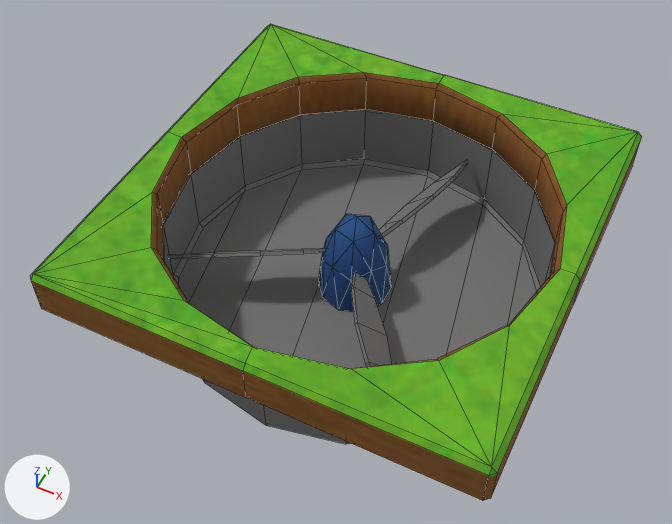
A saved change to the FBX model Assets/Models/Vent.fbx.
Camera for both pictures: a 50 mm camera at (0.2, 12.33, 10.22) aimed at (-5.56, 23.85, -4.19). The lights are fixed; the arrows at lower left show +X, +Y and +Z. Mesh edges are drawn as thin lines. Where no turn or scale is listed for an object, it has been applied to the vertices.

The first picture shows 'Vent'.
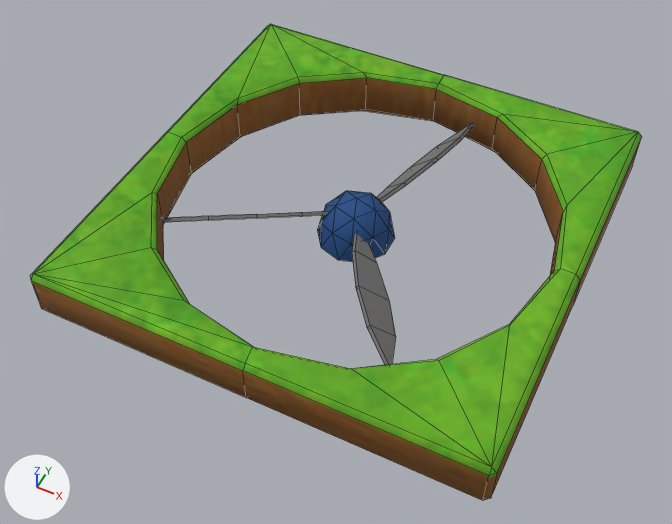
The newer file is also turned or shifted as a whole; pictures and numbers use the older file's frame.

What the commit changed:
me_mesh is used by ob_vent; location (-5.31, 24.3, -3.93).
me_mesh had 226 vertices, 247 faces and spanned x -4.53..4.53, y -4.53..4.53, z -1.32..1.32.
me_mesh now has 178 vertices, 208 faces and spans x -4.53..4.53, y -4.53..4.53, z 0.23..1.32.
me_mesh part 1: the loose piece of 26 vertices spanning x -0.78..0.75, y -0.8..0.8, z -1.29..0.8 is scaled about its middle by (1, 1, 0.49), then moved by (0.0, 0.0, 1.04).
me_mesh part 2: the loose piece of 16 vertices spanning x 0.0..2.16, y -3.16..-0.03, z -0.64..0.03 is moved by (0.0, 0.0, 1.1).
me_mesh part 3: the loose piece of 16 vertices spanning x 0.01..1.09, y 0.11..3.74, z -0.64..0.03 is moved by (0.0, 0.0, 1.1).
me_mesh part 4: the loose piece of 16 vertices spanning x -3.57..-0.27, y -1.88..0.01, z -0.64..0.03 is moved by (0.0, 0.0, 1.1).
me_mesh part 5: the loose piece of 48 vertices spanning x -3.98..4.03, y -4.01..3.99, z -1.32..0.31 is deleted.
me_mesh part 6: 16 kept faces spanning x -4.08..4.13, y -4.08..4.08, z 1.22..1.32 get new texture (UV) coordinates.

Location of each change, [x1, y1, x2, y2] in pixels of the pictures (672 x 524 px; the box of a moved part takes in the faces that stretch with it):
part 1 of me_mesh, moved or reshaped
    before: [318, 214, 391, 311]
    after: [317, 191, 395, 262]
part 2 of me_mesh, moved or reshaped
    before: [351, 272, 392, 367]
    after: [352, 234, 396, 365]
part 3 of me_mesh, moved or reshaped
    before: [379, 160, 469, 237]
    after: [377, 122, 474, 203]
part 4 of me_mesh, moved or reshaped
    before: [168, 248, 325, 259]
    after: [160, 211, 328, 222]
part 5 of me_mesh, deleted
    before: [164, 109, 555, 444]
part 6 of me_mesh, surface changed (brown to green)
    both: [151, 72, 567, 369]
